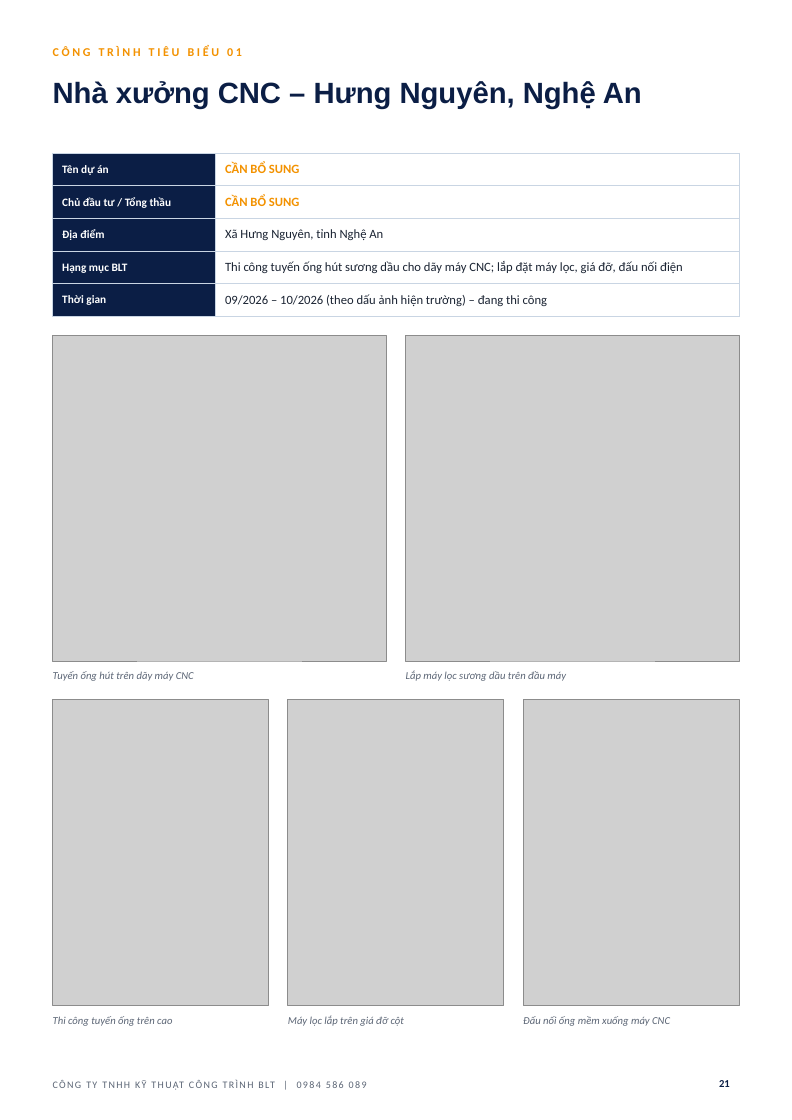
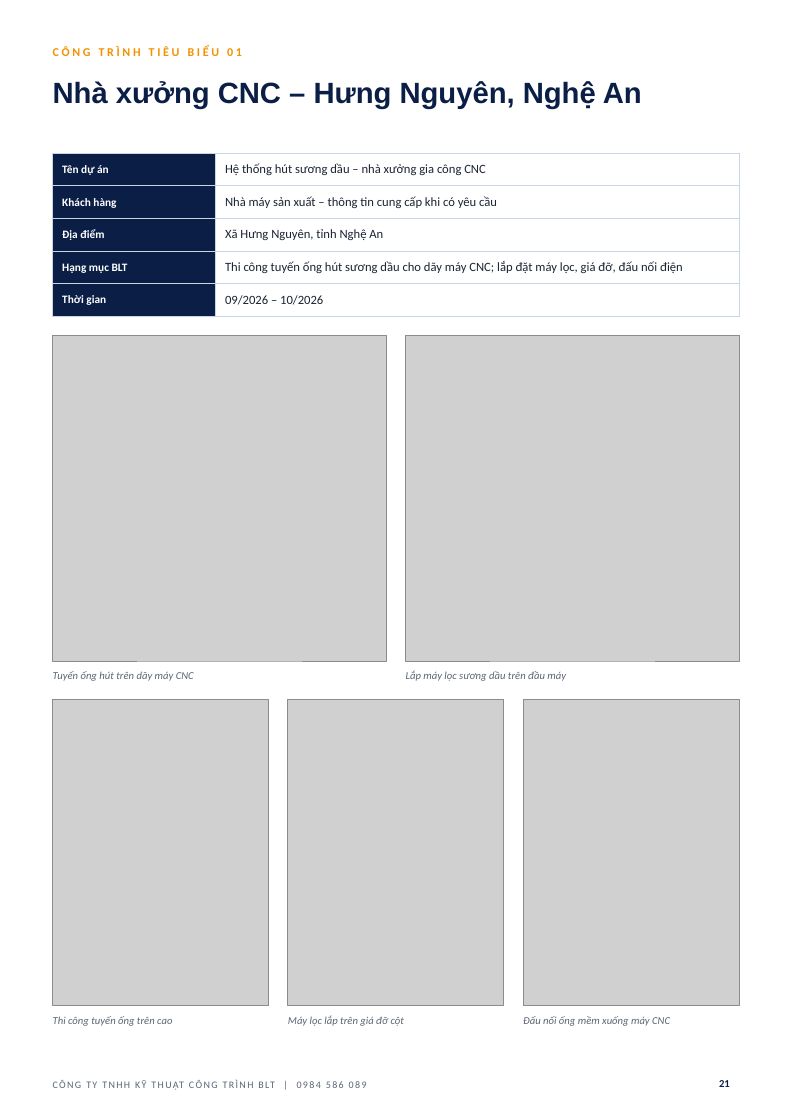
Before and after one commit to haquyenkl2-sys/C-NG-TY-CP-TH-NG-M-I-T-NG-H-P-MINH-PH-T, a slide deck: slide 21 of ho-so-nang-luc-BLT/HO_SO_NANG_LUC_BLT.pptx. Drawn at 792x1120 pixels with LibreOffice and Linux fonts; fonts in the diff are those of the drawing; grey boxes stand for pictures; background and template pictures are left out. Boxes give left, top, right and bottom in pixels: in the first picture for what was removed or moved away, otherwise in the second. Text is boxed around its words. In the diff, an @@ line names an element or a change of style, - is before the commit and + after.

```diff
--- a/ho-so-nang-luc-BLT/HO_SO_NANG_LUC_BLT.pptx
+++ b/ho-so-nang-luc-BLT/HO_SO_NANG_LUC_BLT.pptx
@@ table at (x1=53, y1=153, x2=739, y2=309) @@
-row 1, column 2: CẦN BỔ SUNG
+row 1, column 2: Hệ thống hút sương dầu – nhà xưởng gia công CNC
-row 2, column 1: Chủ đầu tư / Tổng thầu
+row 2, column 1: Khách hàng
-row 2, column 2: CẦN BỔ SUNG
+row 2, column 2: Nhà máy sản xuất – thông tin cung cấp khi có yêu cầu
-row 5, column 2: 09/2026 – 10/2026 (theo dấu ảnh hiện trường) – đang thi công
+row 5, column 2: 09/2026 – 10/2026
```
Also in this commit, not shown: 11 other slides changed, 1 other file.
